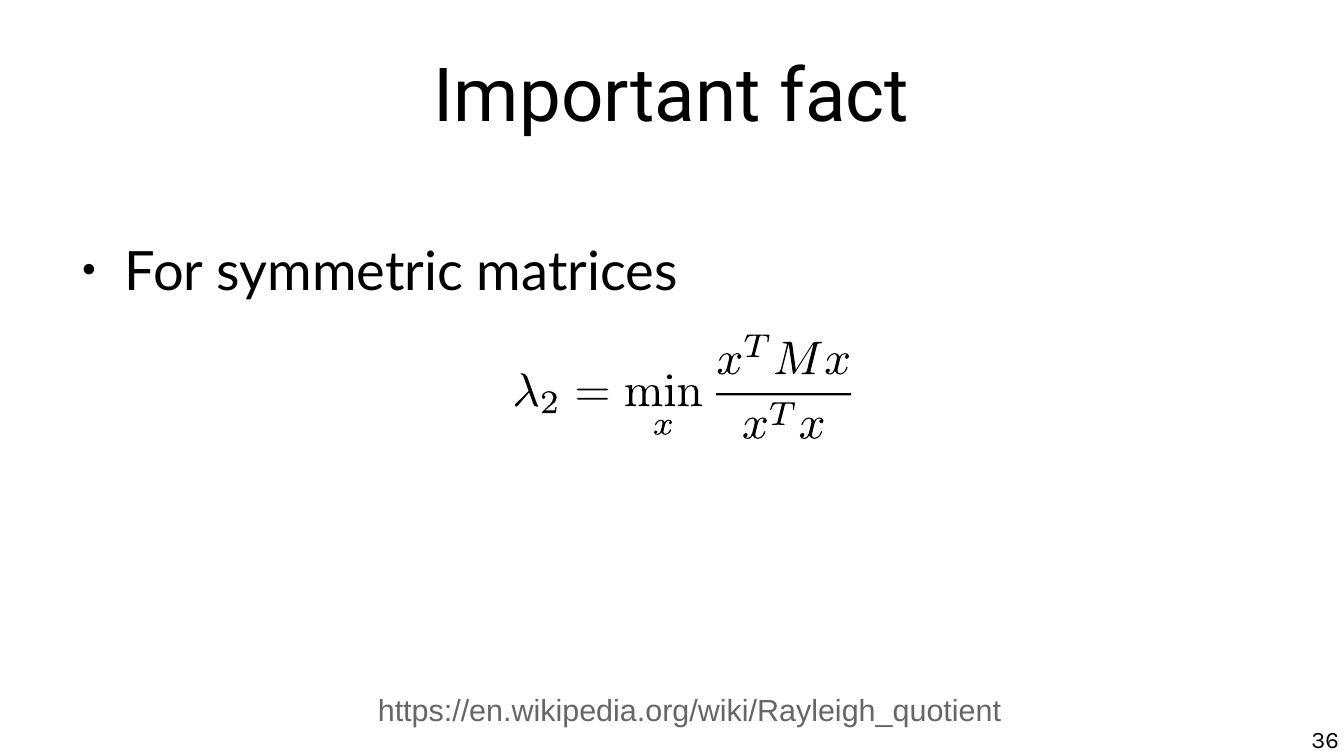
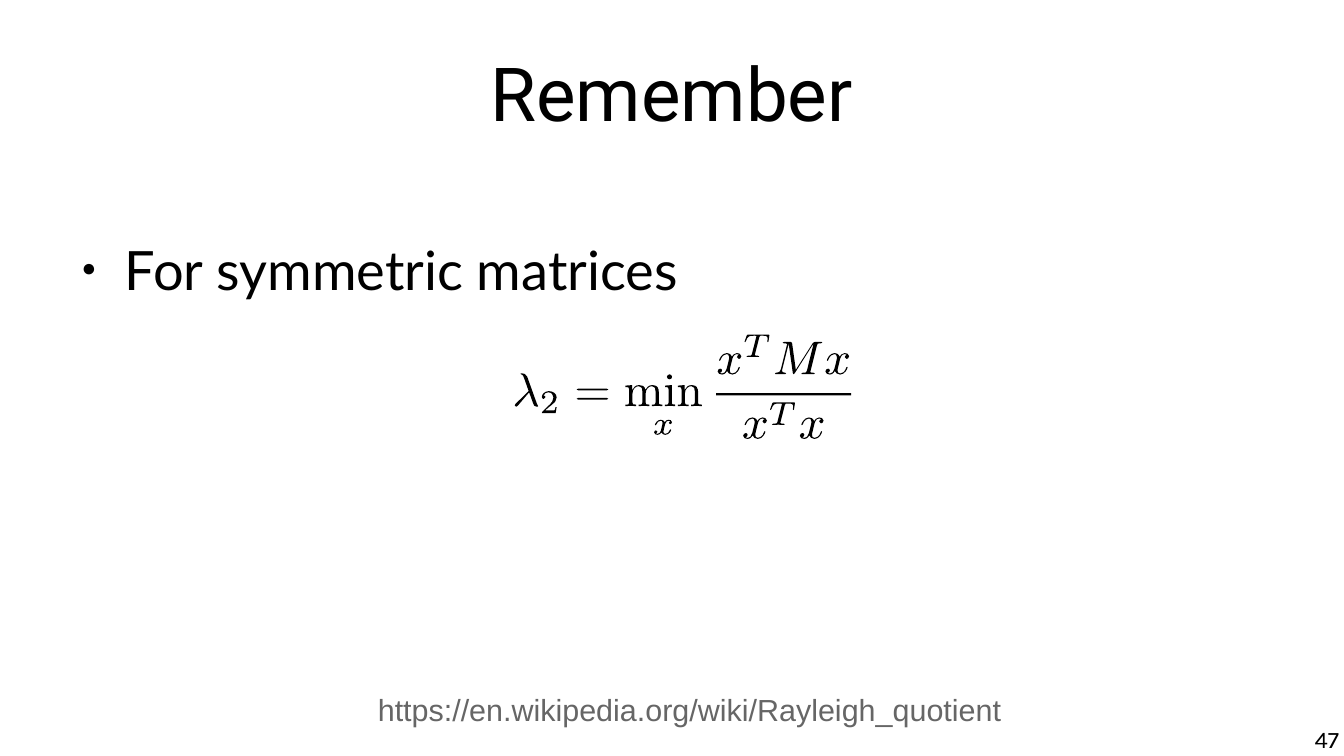
Before and after one commit to chatox/networks-science-course, a slide deck: slide 47 of theory/odp/tt22-spectral_graph_embedding.odp (slide 36 before the commit). Drawn at 1344x756 pixels with LibreOffice and Linux fonts; fonts in the diff are those of the drawing. Boxes give left, top, right and bottom in pixels: in the first picture for what was removed or moved away, otherwise in the second. Text is boxed around its words. In the diff, an @@ line names an element or a change of style, - is before the commit and + after.

```diff
--- a/theory/odp/tt22-spectral_graph_embedding.odp
+++ b/theory/odp/tt22-spectral_graph_embedding.odp
@@ title at (491,65,853,122): text changed @@
-Important fact
+Remember
@@ page number at (1315,733,1339,748): text changed @@
-36
+47
```
Also in this commit, not shown: 26 other slides changed, 18 slides added, 2 slides removed, 1 other file.
